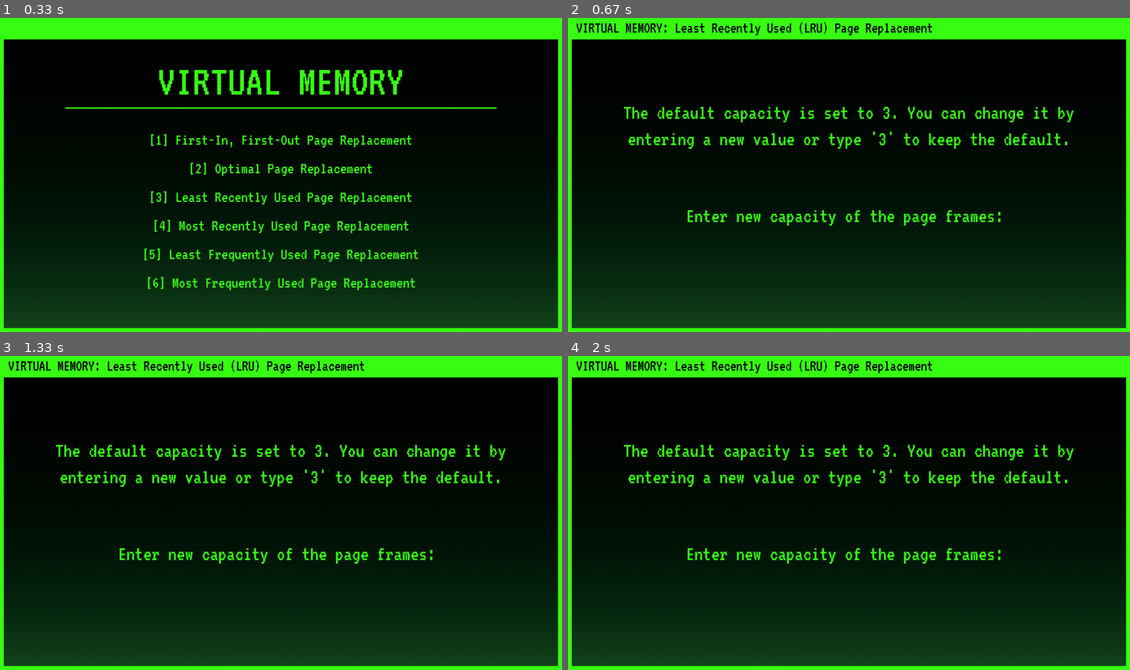
Above: before the commit, frames 1-4 (two rows, left to right).
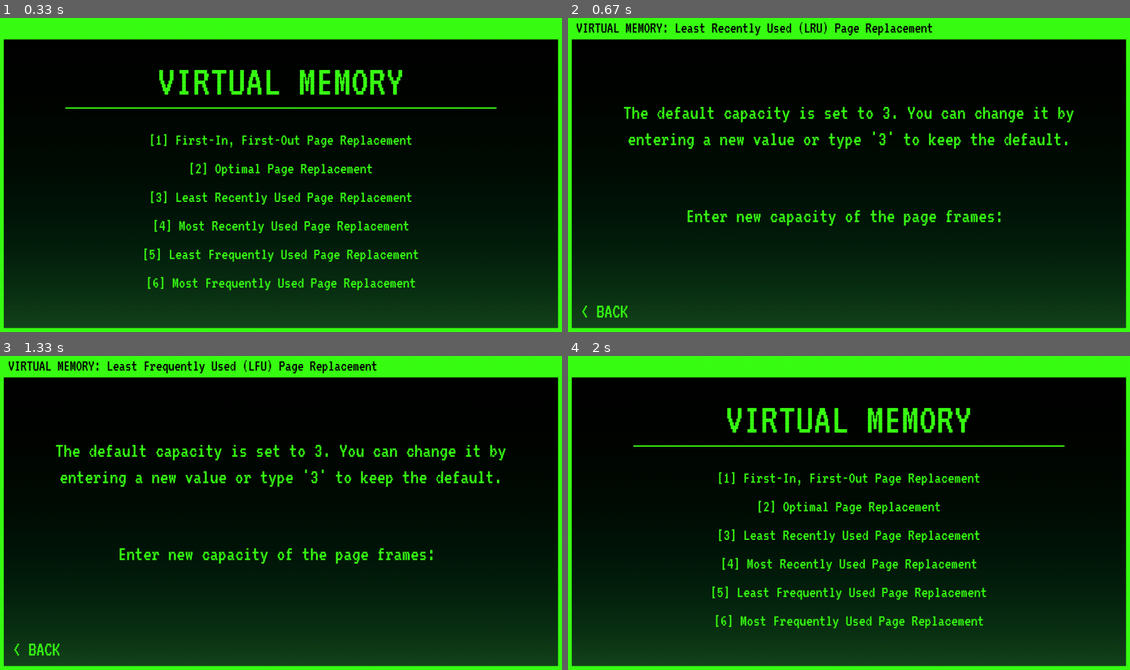
Above: after the commit, the same moments.

Repository: kok0krunch/operating_system_simulator
Game: pygame game, started from os_simulator/algorithms/virtual_memory/vm_pygame.py
The game is run twice, just before and just after one commit, with the same random seed, the same clock (stepped at 60 frames per second) and the same inputs.
Inputs (mouse positions are in pixels of both pictures, inside the frame that each line leads up to):
- Up to frame 1 (0.33 s): no input
- Up to frame 2 (0.67 s): click (826, 187) at 0.38 s
- Up to frame 3 (1.33 s): click (33, 648) at 0.72 s, where only the run after the commit has a clickable "< BACK"; click (106, 585) at 1.27 s
- Up to frame 4 (2 s): click (601, 648) at 1.6 s, where only the run after the commit has a clickable "< BACK"

Frame 1 is identical in both runs. In frame 2, 0.2% of the frame differs, in the area x 2-11%, y 91-96%; in frame 3, 0.9%; in frame 4, 9.5%, in the area x 1-90%, y 1-87%.

Commit message:
feat(ui): add back button navigation to virtual memory menu
- Implemented a "Back" button in each page replacement screen.
- allows users to exit FIFO, Optimal, LRU, MRU, LFU, and MFU views.
- Restores state back to the main 'vm_pygame' menu.

Diff:
--- a/os_simulator/algorithms/virtual_memory/fifo_pr.py
+++ b/os_simulator/algorithms/virtual_memory/fifo_pr.py
@@ -9,7 +9,7 @@
 BLACK = (0, 0, 0)
 RED = (255, 0, 0)
 
-# Scaled Down Screen Size (Keeps the exact 16:9 ratio of 1920x1080)
+# Screen Size Dimensions
 SCREEN_WIDTH = 1280
 SCREEN_HEIGHT = 720
 
@@ -32,18 +32,16 @@
     font_path = "os_simulator\\components\\VT323-Regular.ttf"
     if not os.path.exists(font_path):
         print(f"CRITICAL ERROR: The font file '{font_path}' was not found in the directory.")
-        print("Please place the 'VT323-Regular.ttf' file in the same folder as this script.")
         pygame.quit()
         sys.exit()
 
-    # Define font instances strictly using the uploaded TTF file
+    # Define font instances
     font_title = pygame.font.Font(font_path, 36)
     font_setup = pygame.font.Font(font_path, 46)
     font_input = pygame.font.Font(font_path, 48)
     font_table = pygame.font.Font(font_path, 32)
 
     # State machine variables
-    # States: 0 = Input Capacity, 1 = Input Pages, 2 = Display Simulation Table
     state = 0
     capacity_input = ""
     pages_input = ""
@@ -75,7 +73,6 @@
                 pointer = (pointer + 1) % cap
                 status = "FAULT"
 
-            # Save snapshots along with the tracking index of what changed
             readable_frames = [str(f) if f is not None else "" for f in frames]
             steps.append({
                 "page": page,
@@ -90,10 +87,23 @@
     # Main UI loop
     running = True
     while running:
+        mouse_pos = pygame.mouse.get_pos()
+
+        # Pre-create the < BACK button interaction area at the bottom left coordinates
+        back_surf_idle = font_setup.render("< BACK", True, NEON_GREEN)
+        back_rect = back_surf_idle.get_rect(topleft=(30, 650))
+
         for event in pygame.event.get():
             if event.type == pygame.QUIT:
                 pygame.quit()
                 sys.exit()
+
+            elif event.type == pygame.MOUSEBUTTONDOWN:
+                if event.button == 1:  # Left Click
+                    # Click check: breaks loop stack and returns cleanly to main VM menu selector
+                    if back_rect.collidepoint(mouse_pos):
+                        running = False
+                        return
 
             elif event.type == pygame.KEYDOWN:
                 if event.key == pygame.K_ESCAPE:
@@ -110,7 +120,7 @@
                         else:
                             try:
                                 capacity = int(raw)
-                                if capacity <= 0 or capacity > 7:  # Bound to avoid breaking visual UI height
+                                if capacity <= 0 or capacity > 7:
                                     raise ValueError
                                 state = 1
                                 error_message = ""
@@ -131,7 +141,7 @@
                             page_sequence = [int(p.strip()) for p in raw.split(',') if p.strip() != ""]
                             if not page_sequence:
                                 error_message = "Please enter at least one page number."
-                            elif len(page_sequence) > 20:  # Bound to keep rows horizontally scale-friendly
+                            elif len(page_sequence) > 20:
                                 error_message = "Sequence is too long! Keep it under 20 pages."
                             else:
                                 error_message = ""
@@ -192,7 +202,7 @@
 
             if error_message:
                 err_surf = font_title.render(error_message, True, NEON_GREEN)
-                screen.blit(err_surf, err_surf.get_rect(center=(SCREEN_WIDTH // 2, SCREEN_HEIGHT // 2 + 150)))
+                screen.blit(err_surf, err_surf.get_rect(center=(SCREEN_WIDTH // 2, SCREEN_HEIGHT // 2 + 180)))
 
         elif state == 2:
             # 3. Diagram Simulation Grid Map Layout
@@ -236,6 +246,15 @@
             prompt_surf = font_title.render(prompt_txt, True, NEON_GREEN)
             screen.blit(prompt_surf, prompt_surf.get_rect(center=(SCREEN_WIDTH // 2, base_summary_y + 70)))
 
+        # 4. Render the Interactive < BACK Button (Visible on ALL states/outputs)
+        if back_rect.collidepoint(mouse_pos):
+            pygame.draw.rect(screen, NEON_GREEN, back_rect.inflate(10, 5), 0, 4)
+            back_surface = font_setup.render("< BACK", True, BLACK)
+        else:
+            back_surface = font_setup.render("< BACK", True, NEON_GREEN)
+
+        screen.blit(back_surface, back_rect.topleft)
+
         pygame.display.flip()
         clock.tick(30)
 
--- a/os_simulator/algorithms/virtual_memory/lfu_pr.py
+++ b/os_simulator/algorithms/virtual_memory/lfu_pr.py
@@ -112,10 +112,21 @@
     # Main UI loop
     running = True
     while running:
+        mouse_pos = pygame.mouse.get_pos()
+
+        back_surf_idle = font_setup.render("< BACK", True, NEON_GREEN)
+        back_rect = back_surf_idle.get_rect(topleft=(30, 650))
+
         for event in pygame.event.get():
             if event.type == pygame.QUIT:
                 pygame.quit()
                 sys.exit()
+
+            elif event.type == pygame.MOUSEBUTTONDOWN:
+                if event.button == 1:  # Left Click
+                    if back_rect.collidepoint(mouse_pos):
+                        running = False
+                        return
 
             elif event.type == pygame.KEYDOWN:
                 if event.key == pygame.K_ESCAPE:
@@ -261,6 +272,15 @@
             prompt_surf = font_title.render(prompt_txt, True, NEON_GREEN)
             screen.blit(prompt_surf, prompt_surf.get_rect(center=(SCREEN_WIDTH // 2, base_summary_y + 70)))
 
+        # 4. Render the Interactive < BACK Button
+        if back_rect.collidepoint(mouse_pos):
+            pygame.draw.rect(screen, NEON_GREEN, back_rect.inflate(10, 5), 0, 4)
+            back_surface = font_setup.render("< BACK", True, BLACK)
+        else:
+            back_surface = font_setup.render("< BACK", True, NEON_GREEN)
+
+        screen.blit(back_surface, back_rect.topleft)
+
         pygame.display.flip()
         clock.tick(30)
 
--- a/os_simulator/algorithms/virtual_memory/lru_pr.py
+++ b/os_simulator/algorithms/virtual_memory/lru_pr.py
@@ -117,10 +117,21 @@
     # Main UI loop
     running = True
     while running:
+        mouse_pos = pygame.mouse.get_pos()
+
+        back_surf_idle = font_setup.render("< BACK", True, NEON_GREEN)
+        back_rect = back_surf_idle.get_rect(topleft=(30, 650))
+
         for event in pygame.event.get():
             if event.type == pygame.QUIT:
                 pygame.quit()
                 sys.exit()
+
+            elif event.type == pygame.MOUSEBUTTONDOWN:
+                if event.button == 1:  # Left Click
+                    if back_rect.collidepoint(mouse_pos):
+                        running = False
+                        return
 
             elif event.type == pygame.KEYDOWN:
                 if event.key == pygame.K_ESCAPE:
@@ -265,6 +276,15 @@
             prompt_surf = font_title.render(prompt_txt, True, NEON_GREEN)
             screen.blit(prompt_surf, prompt_surf.get_rect(center=(SCREEN_WIDTH // 2, base_summary_y + 70)))
 
+        # 4. Render the Interactive < BACK Button
+        if back_rect.collidepoint(mouse_pos):
+            pygame.draw.rect(screen, NEON_GREEN, back_rect.inflate(10, 5), 0, 4)
+            back_surface = font_setup.render("< BACK", True, BLACK)
+        else:
+            back_surface = font_setup.render("< BACK", True, NEON_GREEN)
+
+        screen.blit(back_surface, back_rect.topleft)
+
         pygame.display.flip()
         clock.tick(30)
 
--- a/os_simulator/algorithms/virtual_memory/mfu_pr.py
+++ b/os_simulator/algorithms/virtual_memory/mfu_pr.py
@@ -113,10 +113,21 @@
     # Main UI loop
     running = True
     while running:
+        mouse_pos = pygame.mouse.get_pos()
+
+        back_surf_idle = font_setup.render("< BACK", True, NEON_GREEN)
+        back_rect = back_surf_idle.get_rect(topleft=(30, 650))
+
         for event in pygame.event.get():
             if event.type == pygame.QUIT:
                 pygame.quit()
                 sys.exit()
+
+            elif event.type == pygame.MOUSEBUTTONDOWN:
+                if event.button == 1:  # Left Click
+                    if back_rect.collidepoint(mouse_pos):
+                        running = False
+                        return
 
             elif event.type == pygame.KEYDOWN:
                 if event.key == pygame.K_ESCAPE:
@@ -262,6 +273,15 @@
             prompt_surf = font_title.render(prompt_txt, True, NEON_GREEN)
             screen.blit(prompt_surf, prompt_surf.get_rect(center=(SCREEN_WIDTH // 2, base_summary_y + 70)))
 
+        # 4. Render the Interactive < BACK Button
+        if back_rect.collidepoint(mouse_pos):
+            pygame.draw.rect(screen, NEON_GREEN, back_rect.inflate(10, 5), 0, 4)
+            back_surface = font_setup.render("< BACK", True, BLACK)
+        else:
+            back_surface = font_setup.render("< BACK", True, NEON_GREEN)
+
+        screen.blit(back_surface, back_rect.topleft)
+
         pygame.display.flip()
         clock.tick(30)
 
--- a/os_simulator/algorithms/virtual_memory/mru_pr.py
+++ b/os_simulator/algorithms/virtual_memory/mru_pr.py
@@ -113,10 +113,21 @@
     # Main UI loop
     running = True
     while running:
+        mouse_pos = pygame.mouse.get_pos()
+
+        back_surf_idle = font_setup.render("< BACK", True, NEON_GREEN)
+        back_rect = back_surf_idle.get_rect(topleft=(30, 650))
+
         for event in pygame.event.get():
             if event.type == pygame.QUIT:
                 pygame.quit()
                 sys.exit()
+
+            elif event.type == pygame.MOUSEBUTTONDOWN:
+                if event.button == 1:  # Left Click
+                    if back_rect.collidepoint(mouse_pos):
+                        running = False
+                        return
 
             elif event.type == pygame.KEYDOWN:
                 if event.key == pygame.K_ESCAPE:
@@ -261,6 +272,14 @@
             prompt_txt = "Press [SPACE] or [ENTER] to start a new calculation"
             prompt_surf = font_title.render(prompt_txt, True, NEON_GREEN)
             screen.blit(prompt_surf, prompt_surf.get_rect(center=(SCREEN_WIDTH // 2, base_summary_y + 70)))
+        # 4. Render the Interactive < BACK Button
+        if back_rect.collidepoint(mouse_pos):
+            pygame.draw.rect(screen, NEON_GREEN, back_rect.inflate(10, 5), 0, 4)
+            back_surface = font_setup.render("< BACK", True, BLACK)
+        else:
+            back_surface = font_setup.render("< BACK", True, NEON_GREEN)
+
+        screen.blit(back_surface, back_rect.topleft)
 
         pygame.display.flip()
         clock.tick(30)
--- a/os_simulator/algorithms/virtual_memory/optimal_pr.py
+++ b/os_simulator/algorithms/virtual_memory/optimal_pr.py
@@ -1,3 +1,5 @@
+# Optimal Page Replacement Algorithm
+
 import pygame
 import sys
 import os
@@ -7,7 +9,7 @@
 BLACK = (0, 0, 0)
 RED = (255, 0, 0)
 
-# Scaled Down Screen Size (Keeps the exact 16:9 ratio of 1920x1080)
+# Screen Size
 SCREEN_WIDTH = 1280
 SCREEN_HEIGHT = 720
 
@@ -114,10 +116,22 @@
     # Main UI loop
     running = True
     while running:
+        mouse_pos = pygame.mouse.get_pos()
+
+        # Positioned more to the right at x = 60
+        back_surf_idle = font_setup.render("< BACK", True, NEON_GREEN)
+        back_rect = back_surf_idle.get_rect(topleft=(30, 650))
+
         for event in pygame.event.get():
             if event.type == pygame.QUIT:
                 pygame.quit()
                 sys.exit()
+
+            elif event.type == pygame.MOUSEBUTTONDOWN:
+                if event.button == 1:  # Left Click
+                    if back_rect.collidepoint(mouse_pos):
+                        running = False
+                        return
 
             elif event.type == pygame.KEYDOWN:
                 if event.key == pygame.K_ESCAPE:
@@ -264,6 +278,15 @@
             prompt_surf = font_title.render(prompt_txt, True, NEON_GREEN)
             screen.blit(prompt_surf, prompt_surf.get_rect(center=(SCREEN_WIDTH // 2, base_summary_y + 70)))
 
+        # 4. Render the Interactive < BACK Button
+        if back_rect.collidepoint(mouse_pos):
+            pygame.draw.rect(screen, NEON_GREEN, back_rect.inflate(10, 5), 0, 4)
+            back_surface = font_setup.render("< BACK", True, BLACK)
+        else:
+            back_surface = font_setup.render("< BACK", True, NEON_GREEN)
+
+        screen.blit(back_surface, back_rect.topleft)
+
         pygame.display.flip()
         clock.tick(30)
 
